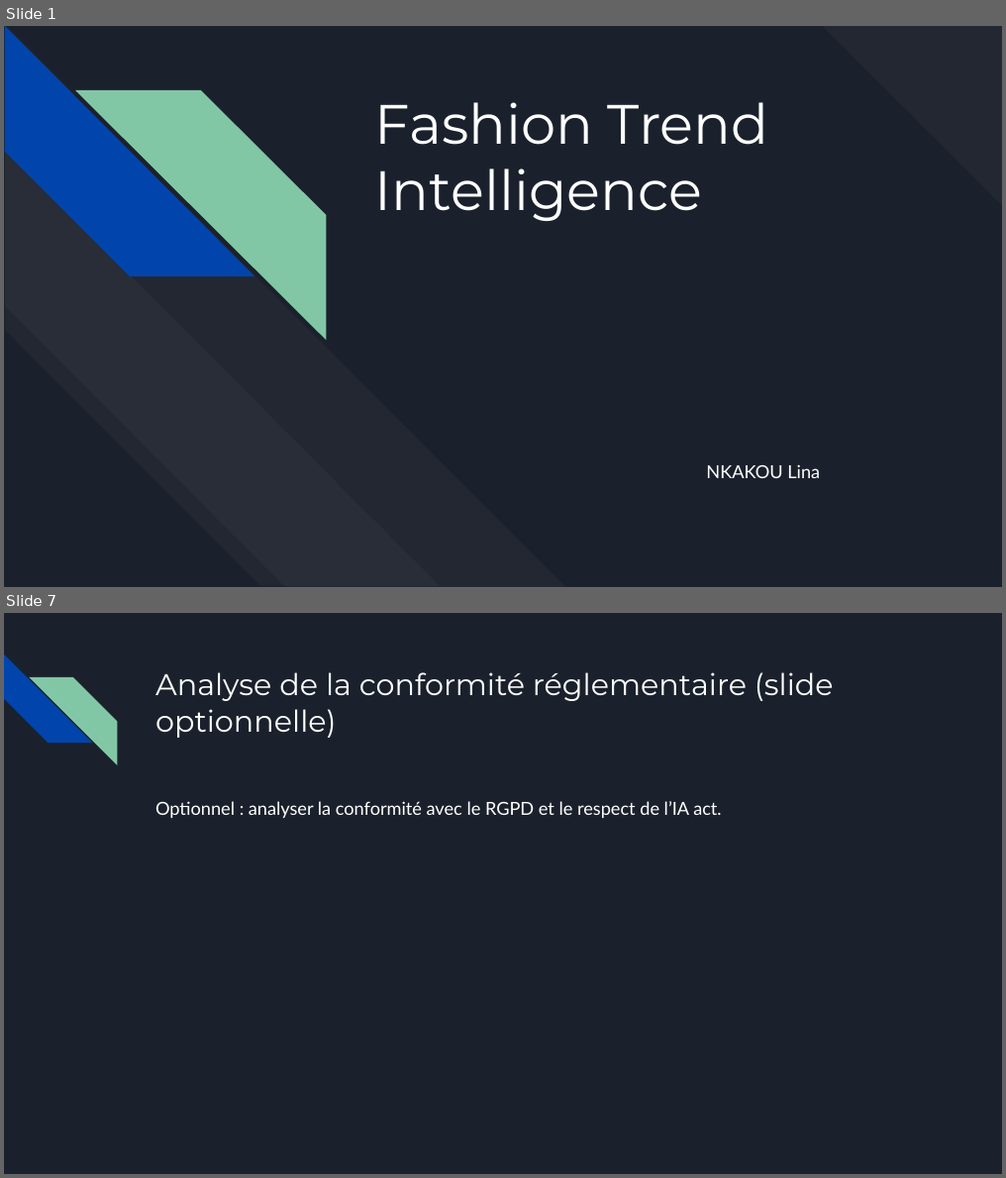
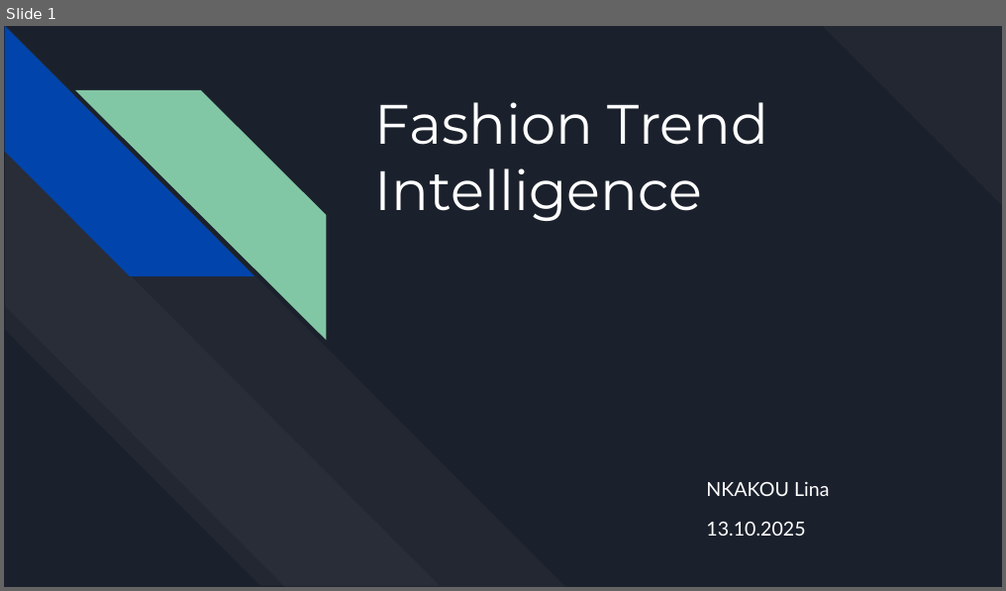
Before and after one commit to linalaetis/FashionTrend, a slide deck: docs/Nkakou_Lina_2_presentation_102025.pptx. Shown one above the other, each under a label of ours: slides 1 and 7 before the commit, slide 1 after it; the slides between them are not shown. The pictures are 1006x1178 and 1006x591 pixels, drawn with LibreOffice and Linux fonts; fonts in the diff are those of the drawing. Boxes give left, top, right and bottom in pixels: in the first picture for what was removed or moved away, otherwise in the second. Text is boxed around its words. In the diff, an @@ line names an element or a change of style, - is before the commit and + after.

```diff
--- a/docs/Nkakou_Lina_2_presentation_102025.pptx
+++ b/docs/Nkakou_Lina_2_presentation_102025.pptx
@@ slide 7 removed at box(4, 613, 1002, 1174), background #1B212C @@
@@ diag stripe removed at box(4, 655, 92, 743) @@
@@ diag stripe removed at box(29, 677, 117, 764) @@
@@ title removed at box(155, 672, 834, 738) @@
-Analyse de la conformité réglementaire (slide optionnelle)
@@ text removed at box(155, 801, 721, 818) @@
-Optionnel : analyser la conformité avec le RGPD et le respect de l’IA act.
@@ slide 1 changed as well @@
@@ subtitle at box(706, 481, 829, 496): size 13 to 14 pt in "NKAKOU Lina"; line spacing 1 to 1.7 @@
@@ subtitle at box(706, 521, 805, 536): paragraph added @@
+13.10.2025
```
Also in this commit, not shown: 5 other slides changed, 2 slides added, 1 other slide removed, 3 other files.
